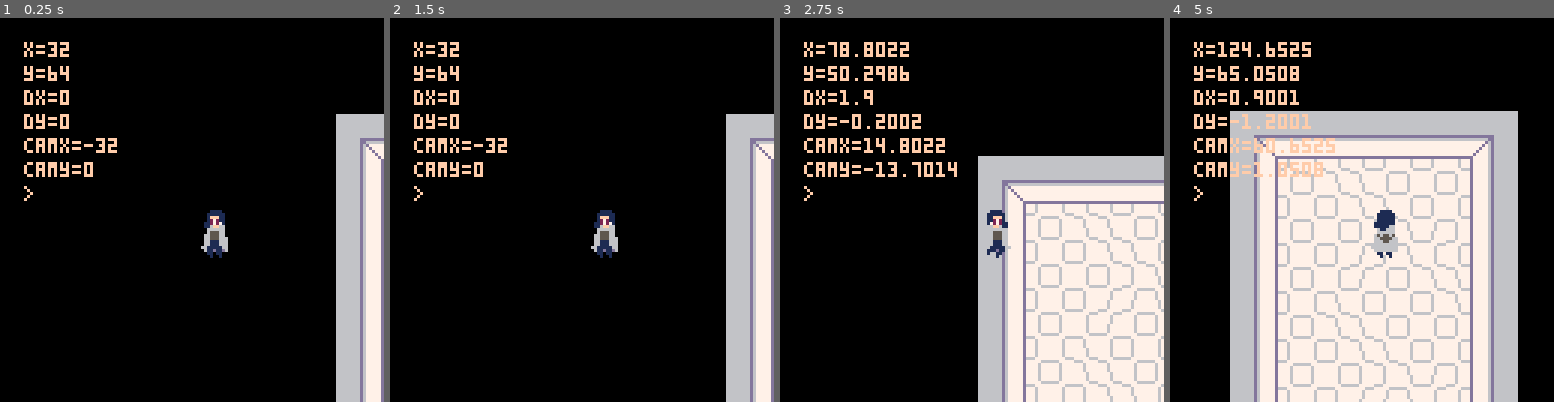
Above: before the commit, frames 1-4 (left to right).
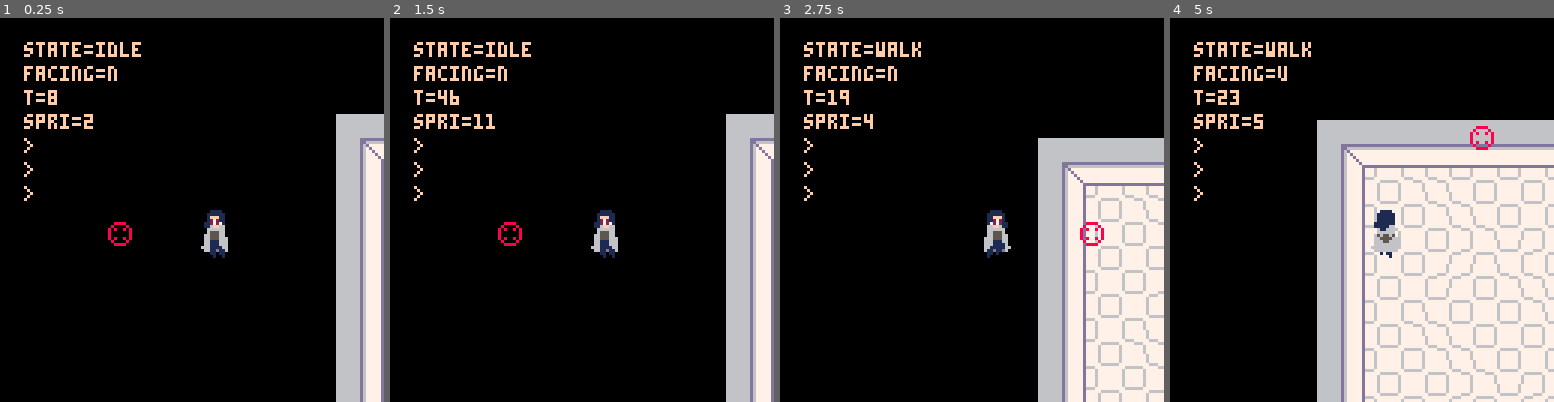
Above: after the commit, the same moments.

Repository: holson1/ffs-game-jam-2021
Game: PICO-8 cartridge build/game_jam.p8
Two runs of this game, one before a commit and one after it. Both use one fixed random seed, a clock stepped at 60 frames per second and the inputs below.
Inputs:
- Up to frame 1 (0.25 s): no input
- Up to frame 2 (1.5 s): tap X (X key) at 0.33, 1.07 s; tap O (Z key) at 0.7 s
- Up to frame 3 (2.75 s): hold Right 1.6-2.1 s; tap O (Z key) at 1.7, 2.1, 2.5 s; tap X (X key) at 1.85 s; hold Up 2.15-2.42 s; hold Right from 2.47 s (still down)
- Up to frame 4 (5 s): tap O (Z key) every 0.4 s from 2.9 to 4.9 s; tap X (X key) at 2.97, 4.08 s; release Right at 3.03 s; hold Left 3.08-3.58 s; hold Down 3.63-3.97 s; hold Right 4.02-4.68 s; hold Up from 4.73 s (still down)

The runs differ from the first frame. In frame 1, 2.5% of the frame differs, in the area x 6-59%, y 6-63%; in frame 2, 2.5%; in frame 3, 24%; in frame 4, 45%, in the area x 6-100%, y 6-100%.

Commit message:
character animation code

Diff:
--- a/build/game_jam.p8
+++ b/build/game_jam.p8
@@ -21,36 +21,22 @@
 
     char=init_char()
     --crocs:new({x=80,y=112,d=true})
+
+    gun={
+        x=0,
+        y=0
+    }
+
+    crosshair = {
+        x=0,
+        y=0
+    }
 end
 
 function _update()
     t=(t+1)%64
 
     char:update()
-
-    -- handle_input()
-
-    -- char.x+=char.dx
-    -- char.y+=char.dy
-
-    -- char.spr = set_spr(char.state, 001)
-
-    -- -- friction
-    -- if char.dx > 0.1 then
-    --     char.dx -= 0.1
-    -- elseif char.dx < -0.1 then
-    --     char.dx += 0.1
-    -- else
-    --     char.dx = 0
-    -- end
-
-    -- if char.dy > 0.1 then
-    --     char.dy -= 0.1
-    -- elseif char.dy < -0.1 then
-    --     char.dy += 0.1
-    -- else
-    --     char.dy = 0
-    -- end
 
     shots:update()
     booms:update()
@@ -62,6 +48,28 @@
 
     cam.x = char.x - 64
     cam.y = char.y - 64
+
+    gun.x = char.x
+    gun.y = char.y
+    if (t < 16) then
+        gun.y+=1
+    end
+
+
+    -- todo: proper circle movement
+    if char.flip then
+        crosshair.x = char.x + 4 + 32
+    else
+        crosshair.x = char.x + 4 - 32
+    end
+
+    if char.facing == 'u' then
+        crosshair.y = char.y + 4 - 32
+    elseif char.facing == 'd' then
+        crosshair.y = char.y + 4 + 32
+    else
+        crosshair.y = char.y + 4
+    end
 end
 
 function _draw()
@@ -69,7 +77,21 @@
     camera(cam.x, cam.y)
     map(0,0,0,0,32,32)
 
+
+    -- todo: proper gun following
+    -- if char.facing == 'u' then
+    --     spr(192,gun.x,gun.y,2,2,char.flip)
+    -- end
+
     char:draw()
+
+    -- todo: proper gun following
+    -- if char.facing ~= 'u' then
+    --     spr(192,gun.x+2,gun.y,2,2,char.flip)
+    -- end
+
+    -- todo: crosshair? good for debug
+    spr(194,crosshair.x,crosshair.y)
 
     shots:draw()
     booms:draw()
@@ -190,7 +212,7 @@
 -->8
 --src/log.lua
 _log={}
-log_l=1
+log_l=3
 for i=1,log_l do
     add(_log,'')
 end
@@ -201,13 +223,16 @@
 
 function debug()
     vars = {
-        'x='..char.x,
-        'y='..char.y,
-        'dx='..char.dx,
-        'dy='..char.dy,
-        "camx="..cam.x,
-        "camy="..cam.y
-        --'state='..char.state
+        --'x='..char.x,
+        --'y='..char.y,
+        --'dx='..char.dx,
+        --'dy='..char.dy,
+        --"camx="..cam.x,
+        --"camy="..cam.y
+        'state='..char.state,
+        'facing='..char.facing,
+        't='..t,
+        'spri='..char.spri,
         --'shots='..count(shots._)
     }
 
@@ -229,10 +254,36 @@
         dx=0,
         dy=0,
         spr=001,
-        spri=1,
+        spri=0,
         state='idle',
+        facing='n',
         max_speed=3,
         flip=false,
+
+        states={
+            'idle',
+            'walk',
+            'dash',
+            'shoot',
+            'charge'
+        },
+
+        animations={
+            idle={
+                u={035},
+                d={005},
+                n={003}
+            },
+            walk={
+                u={037, 037, 039, 039},
+                d={043, 043, 041, 041},
+                n={007,009,011,013}
+            }
+        },
+
+        get_animation=function(self)
+            return self.animations[self.state][self.facing]
+        end,
 
         update=update_char,
 
@@ -244,39 +295,20 @@
 end
 
 function update_char(_char)
+    handle_input(_char)
+    update_position(_char)
+
+    -- todo: proper animation timing system
     if (t%4 == 0) then
-        _char.spri+=1
-    end
-
-    handle_input(_char)
-
-    _char.x+=_char.dx
-    _char.y+=_char.dy
-
-    --_char.spr = set_spr(_char.state, 001)
-
-    -- friction
-    if _char.dx > 0.1 then
-        _char.dx -= 0.1
-    elseif _char.dx < -0.1 then
-        _char.dx += 0.1
-    else
-        _char.dx = 0
-    end
-
-    if _char.dy > 0.1 then
-        _char.dy -= 0.1
-    elseif _char.dy < -0.1 then
-        _char.dy += 0.1
-    else
-        _char.dy = 0
+        _char.spri = (_char.spri + 1) % 16
+        set_spr(_char)
     end
 end
 
 function handle_input(_char)
 
     local default_max_speed = 2
-    local acceleration = 0.25
+    local acceleration = 0.3
     local diagonal_speed_mod = .707
 
     -- todo: proper diagonal handling / staircase effect
@@ -286,41 +318,24 @@
         _char.max_speed = default_max_speed
     end
 
-    if (btn(0) or btn(1)) then
-        a = {007, 009}
-        -- todo: actual animation
-        -- _char.spr=a[max(1,_char.spri % 3)]
-        if t%4 == 0 then
-            if _char.spr == 007 then
-                _char.spr = 009
-            elseif _char.spr == 009 then
-                _char.spr = 011
-            elseif _char.spr == 011 then
-                _char.spr = 013
-            else
-                _char.spr = 007
-            end
-        end
-    end
-
-
     -- l/r
     if btn(0) and not(btn(1)) then
         _char.dx = max(_char.dx - acceleration, -_char.max_speed)
         _char.flip = false
+        _char.facing = 'n'
     elseif btn(1) and not(btn(0)) then
         _char.dx = min(_char.dx + acceleration, _char.max_speed)
         _char.flip = true
-        -- _char.spr = 003
+        _char.facing = 'n'
     end
 
     -- u/d
     if btn(2) and not(btn(3)) then
         _char.dy = max(_char.dy - acceleration, -_char.max_speed)
-        _char.spr = 035
+        _char.facing = 'u'
     elseif btn(3) and not(btn(2)) then
         _char.dy = min(_char.dy + acceleration, _char.max_speed)
-        _char.spr = 005
+        _char.facing = 'd'
     end
 
     -- x
@@ -333,8 +348,41 @@
     end
 end
 
-function set_spr(state, base_spr)
-    return 001
+function update_position(_char)
+    local friction = 0.2
+
+    _char.x+=_char.dx
+    _char.y+=_char.dy
+
+    if _char.dx > friction then
+        _char.dx -= friction
+    elseif _char.dx < -friction then
+        _char.dx += friction
+    else
+        _char.dx = 0
+    end
+
+    if _char.dy > friction then
+        _char.dy -= friction
+    elseif _char.dy < -friction then
+        _char.dy += friction
+    else
+        _char.dy = 0
+    end
+
+    -- update state based on current dx/dy
+    if (_char.dx == 0 and _char.dy == 0) then
+        _char.state = 'idle'
+    else
+        _char.state = 'walk'
+    end
+end
+
+function set_spr(_char)
+    local anim = _char:get_animation()
+    local transformed_spri = (_char.spri % #anim) + 1
+
+    _char.spr = anim[transformed_spri]
 end
 -->8
 --src/enemies/croc.lua
@@ -424,9 +472,41 @@
 
 
 
-__gff__
-0000000000000000000000000000000000000000000000000000000000000000000000000001010000000000000000000000000000000000000000000000000000000000000000000000000000000000000000000000000000000000000000000000000000000000000000000000000000000000000000000000000000000000
-0000000000000000000000000000000000000000000000000000000000000000000000000000000000000000000000000000000000000000000000000000000000000000000000000000000000000000000000000000000000000000000000000000000000000000000000000000000000000000000000000000000000000000
+…(35 lines of a section not shown)…
 __map__
 0000000000000000000000000000000000000000000000000000000000000000000000000000000000000000000000000000000000000000000000000000000000000000000000000000000000000000000000000000000000000000000000000000000000000000000000000000000000000000000000000000000000000000
 0000000000000000000000000000000000000000000000000000000000000000000000000000000000000000000000000000000000000000000000000000000000000000000000000000000000000000000000000000000000000000000000000000000000000000000000000000000000000000000000000000000000000000
--- a/src/char.lua
+++ b/src/char.lua
@@ -5,10 +5,36 @@
         dx=0,
         dy=0,
         spr=001,
-        spri=1,
+        spri=0,
         state='idle',
+        facing='n',
         max_speed=3,
         flip=false,
+
+        states={
+            'idle',
+            'walk',
+            'dash',
+            'shoot',
+            'charge'
+        },
+
+        animations={
+            idle={
+                u={035},
+                d={005},
+                n={003}
+            },
+            walk={
+                u={037, 037, 039, 039},
+                d={043, 043, 041, 041},
+                n={007,009,011,013}
+            }
+        },
+
+        get_animation=function(self)
+            return self.animations[self.state][self.facing]
+        end,
 
         update=update_char,
 
@@ -20,39 +46,20 @@
 end
 
 function update_char(_char)
+    handle_input(_char)
+    update_position(_char)
+
+    -- todo: proper animation timing system
     if (t%4 == 0) then
-        _char.spri+=1
-    end
-
-    handle_input(_char)
-
-    _char.x+=_char.dx
-    _char.y+=_char.dy
-
-    --_char.spr = set_spr(_char.state, 001)
-
-    -- friction
-    if _char.dx > 0.1 then
-        _char.dx -= 0.1
-    elseif _char.dx < -0.1 then
-        _char.dx += 0.1
-    else
-        _char.dx = 0
-    end
-
-    if _char.dy > 0.1 then
-        _char.dy -= 0.1
-    elseif _char.dy < -0.1 then
-        _char.dy += 0.1
-    else
-        _char.dy = 0
+        _char.spri = (_char.spri + 1) % 16
+        set_spr(_char)
     end
 end
 
 function handle_input(_char)
 
     local default_max_speed = 2
-    local acceleration = 0.25
+    local acceleration = 0.3
     local diagonal_speed_mod = .707
 
     -- todo: proper diagonal handling / staircase effect
@@ -62,41 +69,24 @@
         _char.max_speed = default_max_speed
     end
 
-    if (btn(0) or btn(1)) then
-        a = {007, 009}
-        -- todo: actual animation
-        -- _char.spr=a[max(1,_char.spri % 3)]
-        if t%4 == 0 then
-            if _char.spr == 007 then
-                _char.spr = 009
-            elseif _char.spr == 009 then
-                _char.spr = 011
-            elseif _char.spr == 011 then
-                _char.spr = 013
-            else
-                _char.spr = 007
-            end
-        end
-    end
-
-
     -- l/r
     if btn(0) and not(btn(1)) then
         _char.dx = max(_char.dx - acceleration, -_char.max_speed)
         _char.flip = false
+        _char.facing = 'n'
     elseif btn(1) and not(btn(0)) then
         _char.dx = min(_char.dx + acceleration, _char.max_speed)
         _char.flip = true
-        -- _char.spr = 003
+        _char.facing = 'n'
     end
 
     -- u/d
     if btn(2) and not(btn(3)) then
         _char.dy = max(_char.dy - acceleration, -_char.max_speed)
-        _char.spr = 035
+        _char.facing = 'u'
     elseif btn(3) and not(btn(2)) then
         _char.dy = min(_char.dy + acceleration, _char.max_speed)
-        _char.spr = 005
+        _char.facing = 'd'
     end
 
     -- x
@@ -109,6 +99,39 @@
     end
 end
 
-function set_spr(state, base_spr)
-    return 001
+function update_position(_char)
+    local friction = 0.2
+
+    _char.x+=_char.dx
+    _char.y+=_char.dy
+
+    if _char.dx > friction then
+        _char.dx -= friction
+    elseif _char.dx < -friction then
+        _char.dx += friction
+    else
+        _char.dx = 0
+    end
+
+    if _char.dy > friction then
+        _char.dy -= friction
+    elseif _char.dy < -friction then
+        _char.dy += friction
+    else
+        _char.dy = 0
+    end
+
+    -- update state based on current dx/dy
+    if (_char.dx == 0 and _char.dy == 0) then
+        _char.state = 'idle'
+    else
+        _char.state = 'walk'
+    end
 end
+
+function set_spr(_char)
+    local anim = _char:get_animation()
+    local transformed_spri = (_char.spri % #anim) + 1
+
+    _char.spr = anim[transformed_spri]
+end
--- a/src/log.lua
+++ b/src/log.lua
@@ -1,5 +1,5 @@
 _log={}
-log_l=1
+log_l=3
 for i=1,log_l do
     add(_log,'')
 end
@@ -10,13 +10,16 @@
 
 function debug()
     vars = {
-        'x='..char.x,
-        'y='..char.y,
-        'dx='..char.dx,
-        'dy='..char.dy,
-        "camx="..cam.x,
-        "camy="..cam.y
-        --'state='..char.state
+        --'x='..char.x,
+        --'y='..char.y,
+        --'dx='..char.dx,
+        --'dy='..char.dy,
+        --"camx="..cam.x,
+        --"camy="..cam.y
+        'state='..char.state,
+        'facing='..char.facing,
+        't='..t,
+        'spri='..char.spri,
         --'shots='..count(shots._)
     }
 
--- a/src/main.lua
+++ b/src/main.lua
@@ -17,36 +17,22 @@
 
     char=init_char()
     --crocs:new({x=80,y=112,d=true})
+
+    gun={
+        x=0,
+        y=0
+    }
+
+    crosshair = {
+        x=0,
+        y=0
+    }
 end
 
 function _update()
     t=(t+1)%64
 
     char:update()
-
-    -- handle_input()
-
-    -- char.x+=char.dx
-    -- char.y+=char.dy
-
-    -- char.spr = set_spr(char.state, 001)
-
-    -- -- friction
-    -- if char.dx > 0.1 then
-    --     char.dx -= 0.1
-    -- elseif char.dx < -0.1 then
-    --     char.dx += 0.1
-    -- else
-    --     char.dx = 0
-    -- end
-
-    -- if char.dy > 0.1 then
-    --     char.dy -= 0.1
-    -- elseif char.dy < -0.1 then
-    --     char.dy += 0.1
-    -- else
-    --     char.dy = 0
-    -- end
 
     shots:update()
     booms:update()
@@ -58,6 +44,28 @@
 
     cam.x = char.x - 64
     cam.y = char.y - 64
+
+    gun.x = char.x
+    gun.y = char.y
+    if (t < 16) then
+        gun.y+=1
+    end
+
+
+    -- todo: proper circle movement
+    if char.flip then
+        crosshair.x = char.x + 4 + 32
+    else
+        crosshair.x = char.x + 4 - 32
+    end
+
+    if char.facing == 'u' then
+        crosshair.y = char.y + 4 - 32
+    elseif char.facing == 'd' then
+        crosshair.y = char.y + 4 + 32
+    else
+        crosshair.y = char.y + 4
+    end
 end
 
 function _draw()
@@ -65,7 +73,21 @@
     camera(cam.x, cam.y)
     map(0,0,0,0,32,32)
 
+
+    -- todo: proper gun following
+    -- if char.facing == 'u' then
+    --     spr(192,gun.x,gun.y,2,2,char.flip)
+    -- end
+
     char:draw()
+
+    -- todo: proper gun following
+    -- if char.facing ~= 'u' then
+    --     spr(192,gun.x+2,gun.y,2,2,char.flip)
+    -- end
+
+    -- todo: crosshair? good for debug
+    spr(194,crosshair.x,crosshair.y)
 
     shots:draw()
     booms:draw()
Not shown, changed: 52 lines of the sprite sheet (__gfx__) section of build/game_jam.p8
